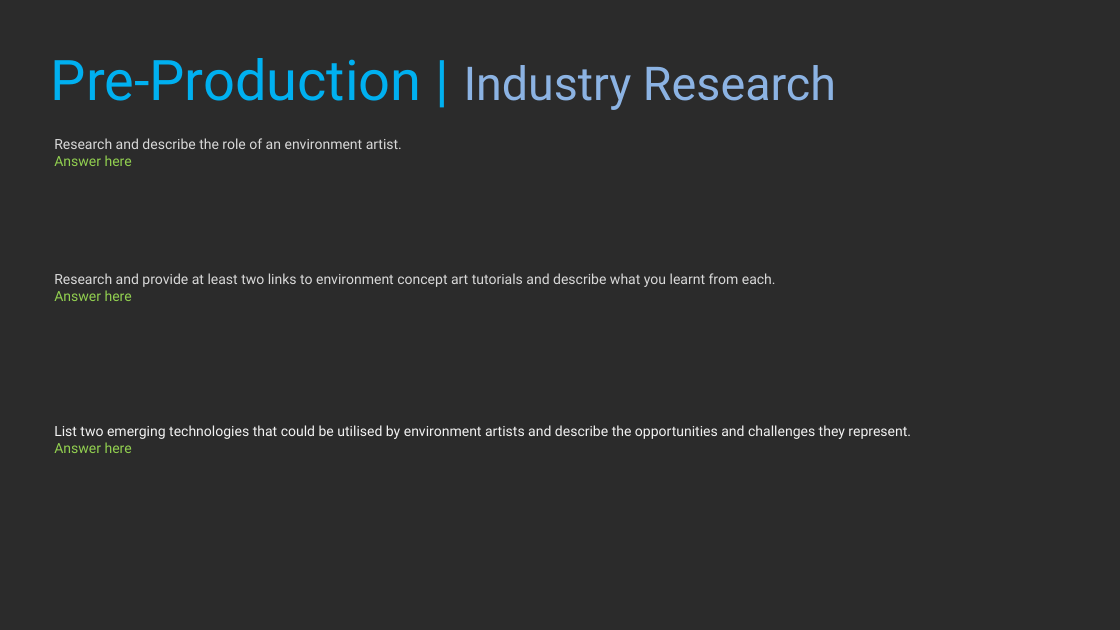
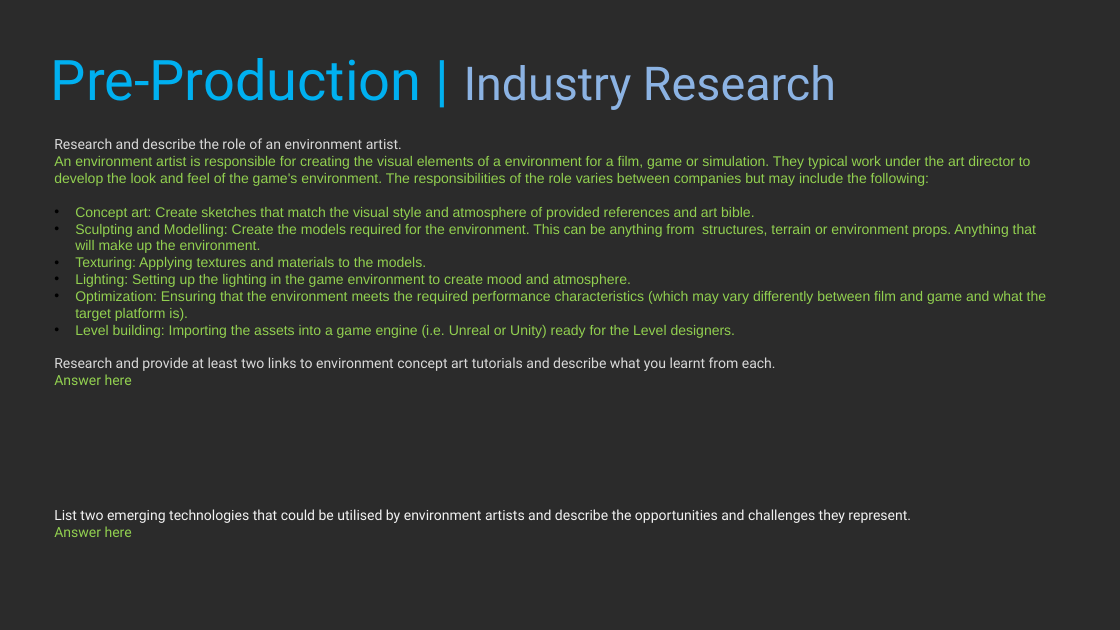
Before and after one commit to realityforge/aie_course, a slide deck: slide 10 of modules/Environment_Pipeline/Assessment/EnvironmentPipeline_PeterDonald/EnvironmentPipeline_Game_PeterDonald.pptx. Drawn at 1120x630 pixels with LibreOffice and Linux fonts; fonts in the diff are those of the drawing; background and template pictures are left out; a plain dark background stands for a picture behind light text. Boxes give left, top, right and bottom in pixels: in the first picture for what was removed or moved away, otherwise in the second. Text is boxed around its words. In the diff, an @@ line names an element or a change of style, - is before the commit and + after.

Commit message:
Fill out some of the material for assessment

```diff
--- a/modules/Environment_Pipeline/Assessment/EnvironmentPipeline_PeterDonald/EnvironmentPipeline_Game_PeterDonald.pptx
+++ b/modules/Environment_Pipeline/Assessment/EnvironmentPipeline_PeterDonald/EnvironmentPipeline_Game_PeterDonald.pptx
@@ text at box(54, 156, 1046, 338): text changed; font Roboto to Arial @@
-Answer here
+An environment artist is responsible for creating the visual elements of a environment for a film, game or simulation. They typical work under the art director to develop the look and feel of the game's environment. The responsibilities of the role varies between companies but may include the following:
+• Concept art: Create sketches that match the visual style and atmosphere of provided references and art bible.
+• Sculpting and Modelling: Create the models required for the environment. This can be anything from structures, terrain or environment props. Anything that will make up the environment.
+• Texturing: Applying textures and materials to the models.
+• Lighting: Setting up the lighting in the game environment to create mood and atmosphere.
+• Optimization: Ensuring that the environment meets the required performance characteristics (which may vary differently between film and game and what the target platform is).
+• Level building: Importing the assets into a game engine (i.e. Unreal or Unity) ready for the Level designers.
```
Also in this commit, not shown: 1 other slide changed, 4 slides added.
